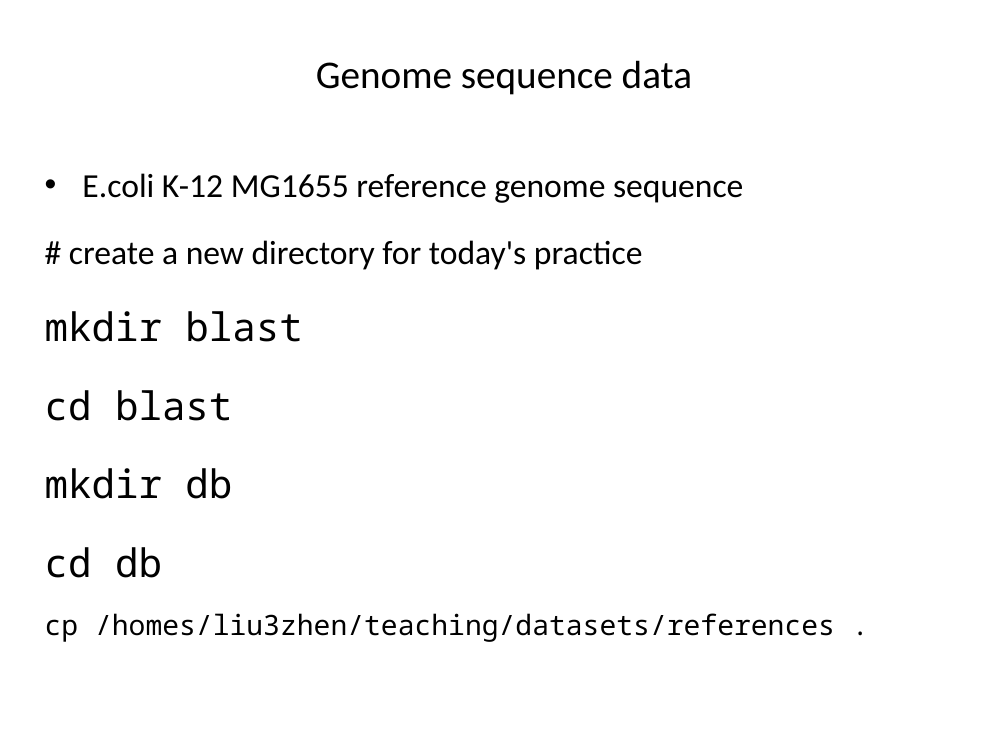
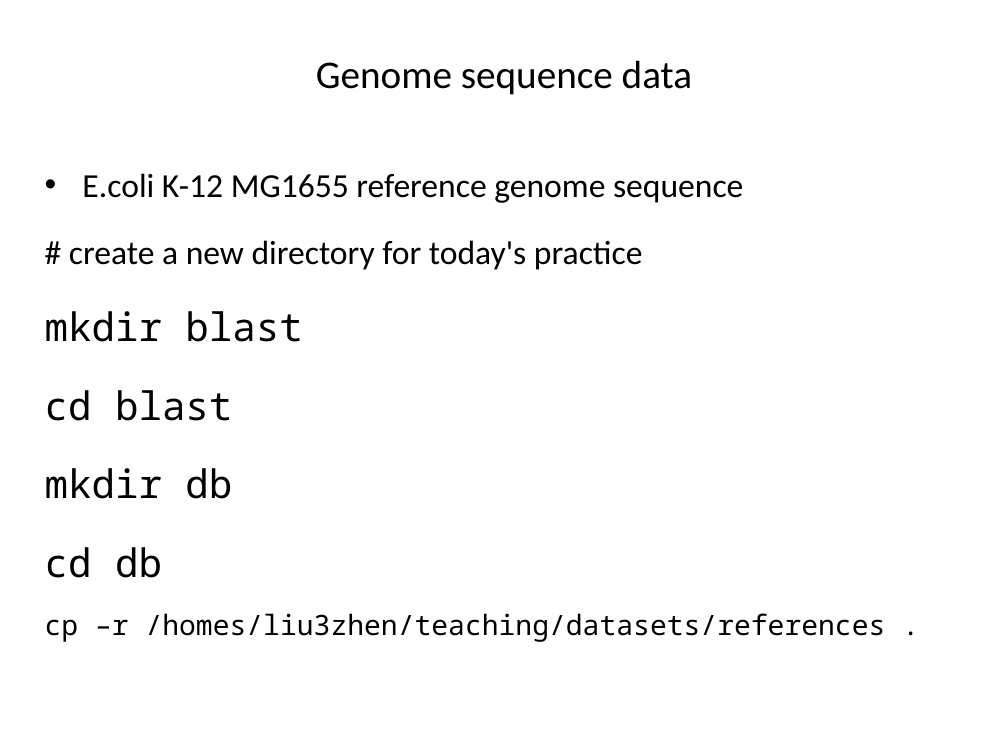
Before and after one commit to liu3zhenlab/teaching, a slide deck: slide 9 of PLPTH813Bioinformatis/2021/labs/lab05_alignment.pptx. Drawn at 1008x756 pixels with LibreOffice and Linux fonts; fonts in the diff are those of the drawing. Boxes give left, top, right and bottom in pixels: in the first picture for what was removed or moved away, otherwise in the second. Text is boxed around its words. In the diff, an @@ line names an element or a change of style, - is before the commit and + after.

```diff
--- a/PLPTH813Bioinformatis/2021/labs/lab05_alignment.pptx
+++ b/PLPTH813Bioinformatis/2021/labs/lab05_alignment.pptx
@@ text at [45,613,886,642]: text changed @@
-cp /homes/liu3zhen/teaching/datasets/references .
+cp –r /homes/liu3zhen/teaching/datasets/references .
```
Also in this commit, not shown: 1 other file.
